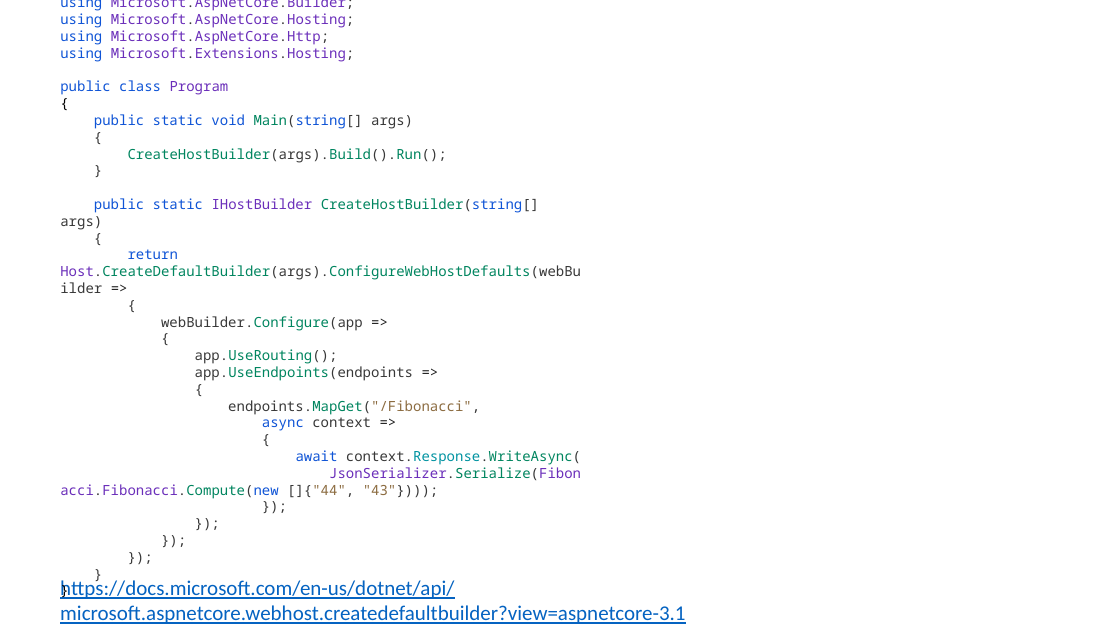
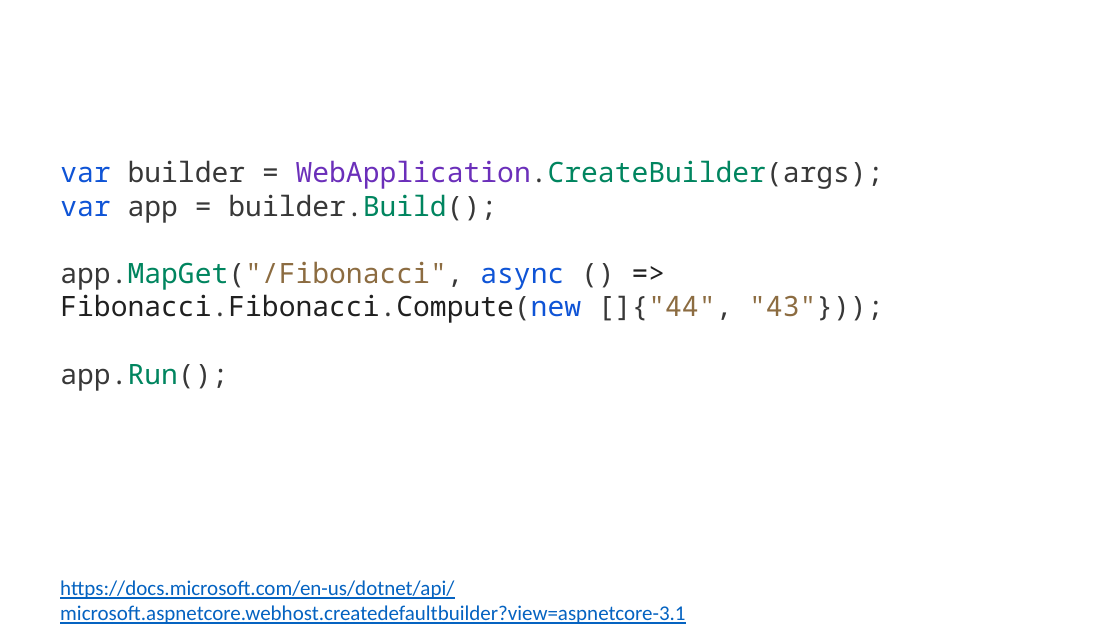
Before and after one commit to guillaume-chervet/course.dotnet, a slide deck: slide 103 of documentations/dotnet6.pptx. Drawn at 1120x630 pixels with LibreOffice and Linux fonts; fonts in the diff are those of the drawing. Boxes give left, top, right and bottom in pixels: in the first picture for what was removed or moved away, otherwise in the second. Text is boxed around its words. In the diff, an @@ line names an element or a change of style, - is before the commit and + after.

Commit message:
update

```diff
--- a/documentations/dotnet6.pptx
+++ b/documentations/dotnet6.pptx
@@ text removed at (60,0,581,499) @@
-using System.Text.Json;
-using Microsoft.AspNetCore.Builder;
-using Microsoft.AspNetCore.Hosting;
-using Microsoft.AspNetCore.Http;
-using Microsoft.Extensions.Hosting;
-public class Program
-{
-public static void Main(string[] args)
-{
-CreateHostBuilder(args).Build().Run();
-}
-public static IHostBuilder CreateHostBuilder(string[] args)
-{
-return Host.CreateDefaultBuilder(args).ConfigureWebHostDefaults(webBuilder =>
-{
-webBuilder.Configure(app =>
-{
-app.UseRouting();
-app.UseEndpoints(endpoints =>
-{
-endpoints.MapGet("/Fibonacci",
-async context =>
-{
-await context.Response.WriteAsync(
-JsonSerializer.Serialize(Fibonacci.Fibonacci.Compute(new []{"44", "43"})));
-});
-});
-});
-});
-}
-}
@@ text added at (60,160,884,391), 24 pt, text #383838 @@
+var builder = WebApplication.CreateBuilder(args);
+var app = builder.Build();
+app.MapGet("/Fibonacci", async () => Fibonacci.Fibonacci.Compute(new []{"44", "43"}));
+app.Run();
```
Also in this commit, not shown: 1 other slide changed, 2 slides added, 1 slide removed.
